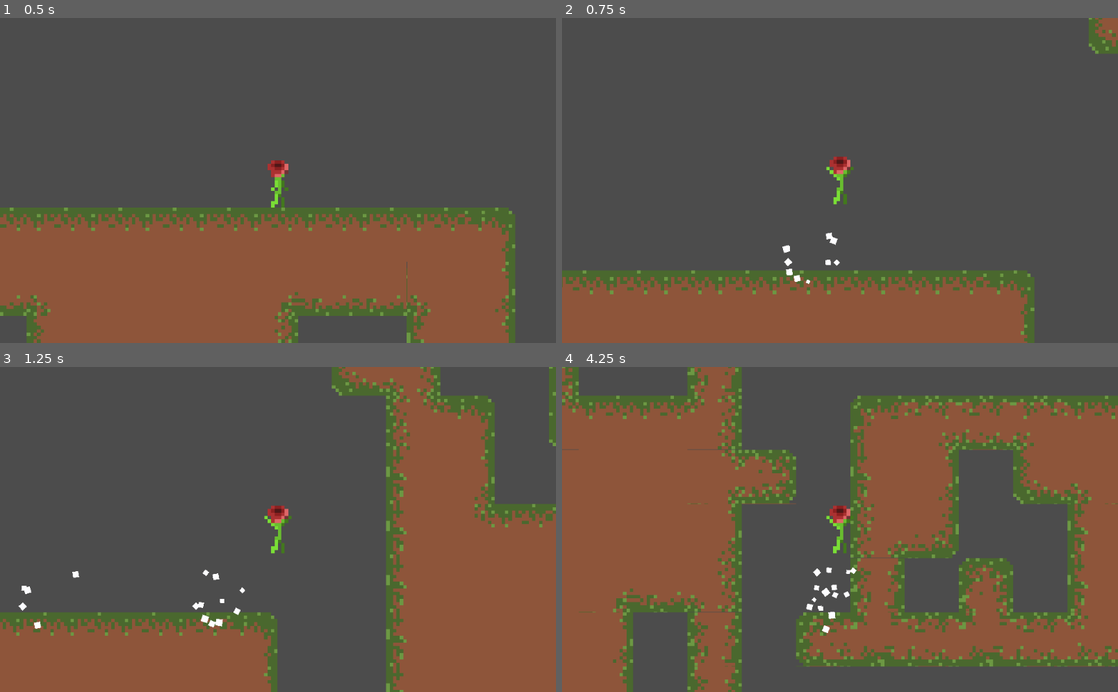
Above: before the commit, frames 1-4 (two rows, left to right).
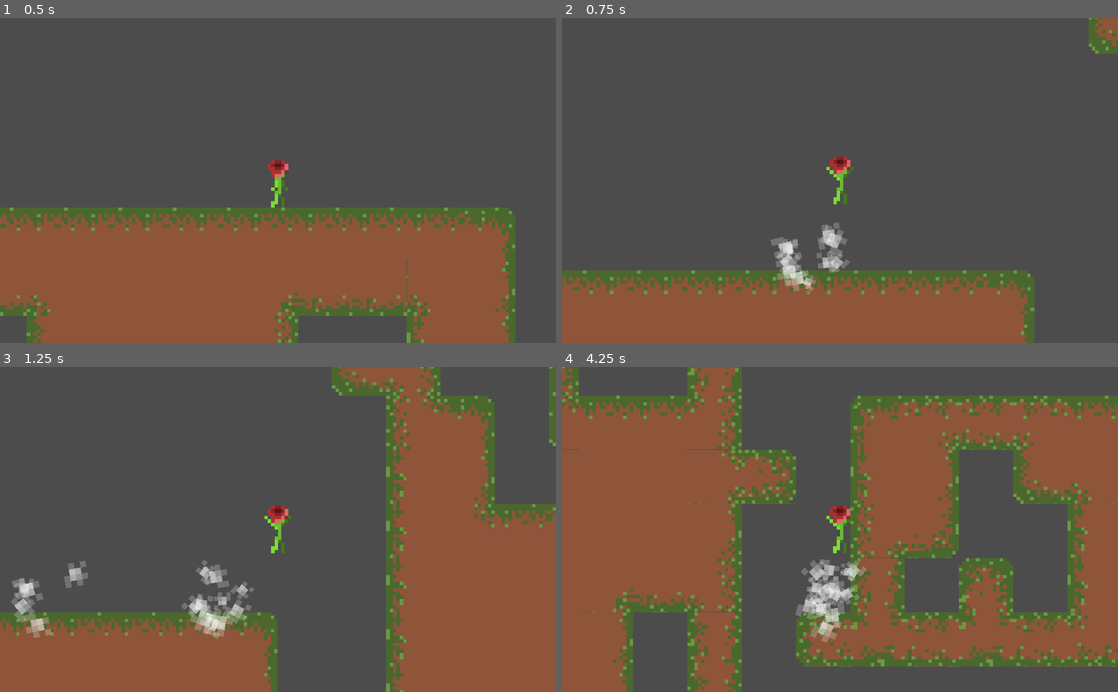
Above: after the commit, the same moments.

Repository: MurasakiAki/TheRoseMary
Game: Godot game, scene res://src/Levels/Level_1.tscn
Two runs of this game, one before a commit and one after it. Both use one fixed random seed, a clock stepped at 60 frames per second and the inputs below.
Inputs:
- Up to frame 1 (0.5 s): no input
- Up to frame 2 (0.75 s): tap Enter at 0.5 s; hold D (Right) from 0.53 s (still down); tap W (Jump) at 0.6 s
- Up to frame 3 (1.25 s): keep holding D (Right); tap W (Jump) at 0.77, 1.07 s
- Up to frame 4 (4.25 s): tap J (Attack) at 1.35, 2.85 s; tap W (Jump) at 1.52, 1.55, 1.82, 2.1, 3.02, 3.05, 3.32, 3.6, 3.77, 4.07 s; release D (Right) at 2.03 s; hold A (Left) 2.03-2.78 s; hold D (Right) from 2.78 s (still down)

Frame 1 is identical in both runs. In frame 2, 1.2% of the frame differs, in the area x 37-52%, y 62-85%; in frame 3, 2.0%, in the area x 2-46%, y 59-84%; in frame 4, 1.5%.

Commit message:
Jump particle texture repaired

Diff:
--- a/easy_platformer/Assets/Particles/JumpParticles.tscn
+++ b/easy_platformer/Assets/Particles/JumpParticles.tscn
@@ -1,4 +1,6 @@
-[gd_scene format=2]
+[gd_scene load_steps=2 format=2]
+
+[ext_resource path="res://Assets/Particles/dust_particles.png" type="Texture" id=1]
 
 [node name="JumpParticles" type="Node2D"]
 
@@ -9,6 +11,7 @@
 explosiveness = 1.0
 randomness = 1.0
 lifetime_randomness = 1.0
+texture = ExtResource( 1 )
 emission_shape = 1
 emission_sphere_radius = 8.0
 gravity = Vector2( 0, 0 )
